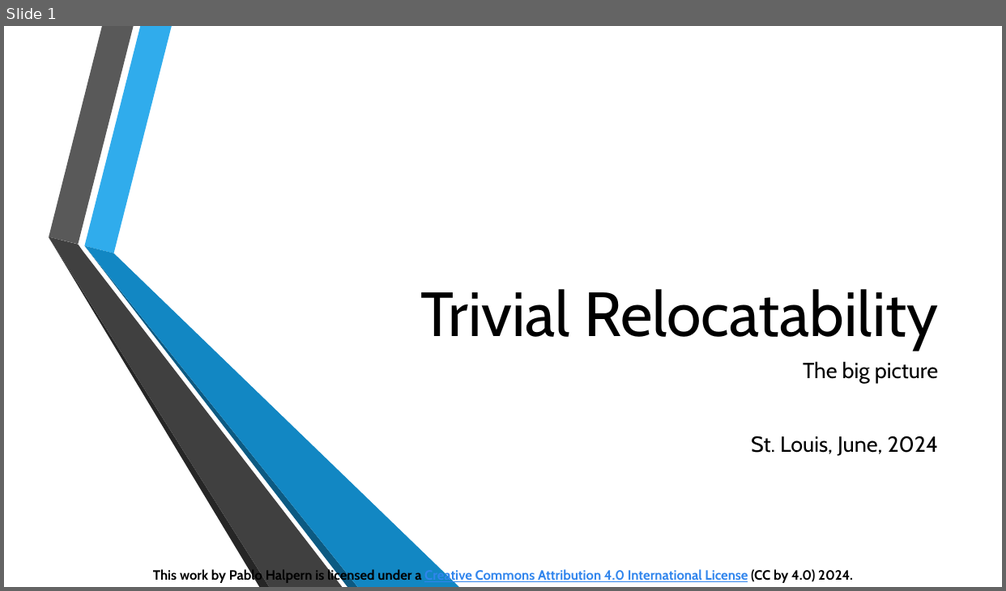
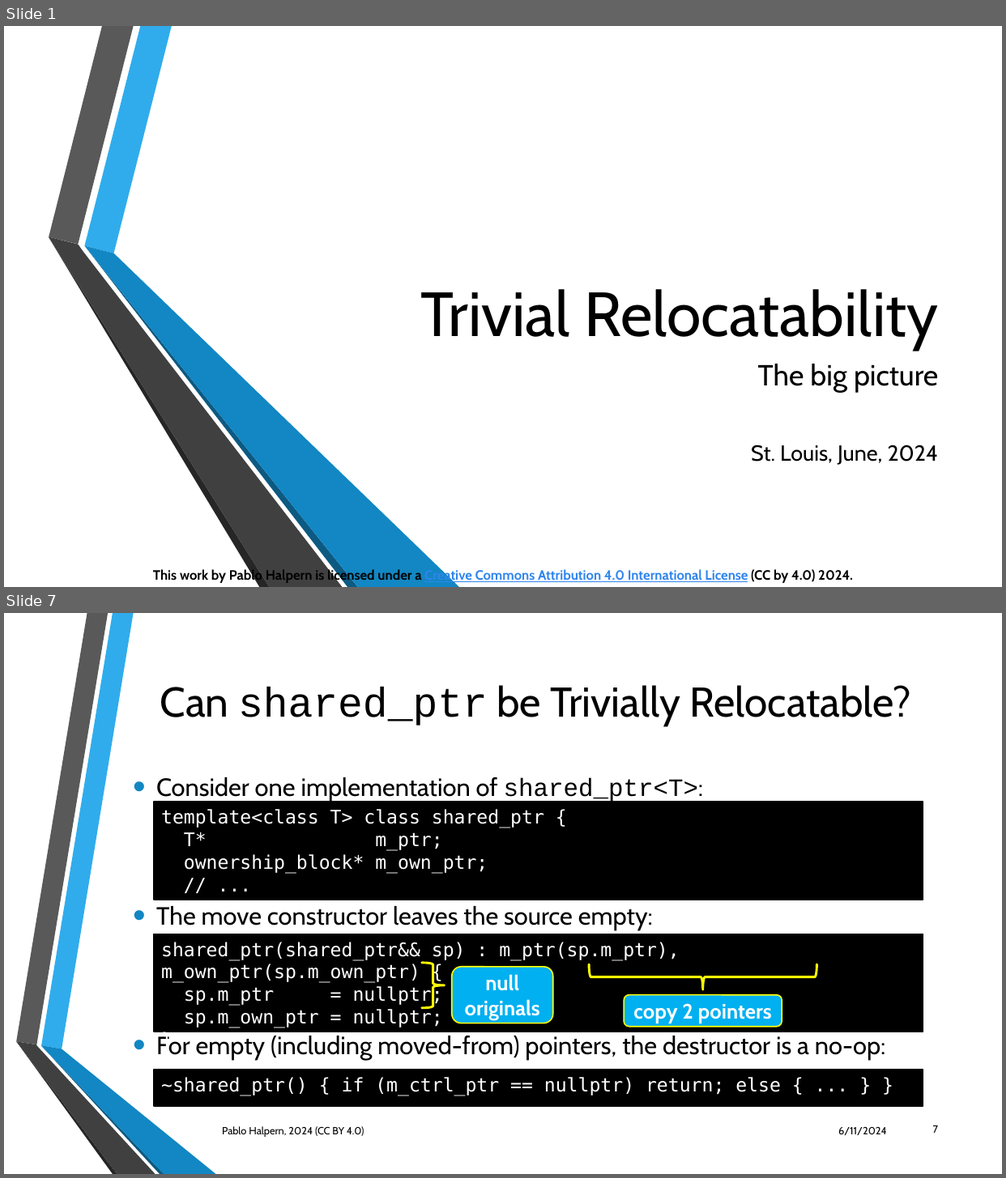
Before and after one commit to phalpern/WG21-halpern, a slide deck: relocate/Trivial Relocation - St. Louis 06-2024.pptx. Shown one above the other, each under a label of ours: slide 1 before the commit, slides 1 and 7 after it; the slides between them are not shown. The pictures are 1006x591 and 1006x1178 pixels, drawn with LibreOffice and Linux fonts; fonts in the diff are those of the drawing; background and template pictures are left out. Boxes give left, top, right and bottom in pixels: in the first picture for what was removed or moved away, otherwise in the second. Text is boxed around its words. In the diff, an @@ line names an element or a change of style, - is before the commit and + after.

Commit message:
First draft of Trivial Relocation presentation

```diff
--- a/relocate/Trivial Relocation - St. Louis 06-2024.pptx
+++ b/relocate/Trivial Relocation - St. Louis 06-2024.pptx
@@ slide 7 added at (x1=4, y1=613, x2=1002, y2=1174), background picture (left out) @@
@@ title added at (x1=160, y1=685, x2=911, y2=726), 40 pt, text #000000 @@
+Can shared_ptr be Trivially Relocatable?
@@ text added at (x1=156, y1=777, x2=886, y2=1060), 24 pt, text #000000 @@
+• Consider one implementation of shared_ptr<T>:
+• The move constructor leaves the source empty:
+• For empty (including moved-from) pointers, the destructor is a no-op:
@@ rectangle added at (x1=154, y1=803, x2=923, y2=901), fill #000000, outline #000000 1.25 pt, 18 pt, text #FFFFFF @@
+template<class T> class shared_ptr {
+T* m_ptr;
+ownership_block* m_own_ptr;
+// ...
@@ rectangle added at (x1=154, y1=934, x2=923, y2=1033), fill #000000, outline #000000 1.25 pt, 18 pt, text #FFFFFF @@
+shared_ptr(shared_ptr&& sp) : m_ptr(sp.m_ptr), m_own_ptr(sp.m_own_ptr) {
+sp.m_ptr = nullptr;
+sp.m_own_ptr = nullptr;
+}
@@ left brace added at (x1=422, y1=963, x2=444, y2=1008), outline #FFFF00 2.25 pt @@
@@ rounded rectangle added at (x1=452, y1=967, x2=552, y2=1024), fill #00B0F0, outline #FFFF00 1.25 pt, 20 pt, text #FFFFFF, bold @@
+null originals
@@ left brace added at (x1=590, y1=964, x2=817, y2=990), outline #FFFF00 2.25 pt @@
@@ rounded rectangle added at (x1=624, y1=995, x2=782, y2=1027), fill #00B0F0, outline #FFFF00 1.25 pt, 20 pt, text #FFFFFF, bold @@
+copy 2 pointers
@@ group added at (x1=16, y1=613, x2=216, y2=1174): 6 freeform shapes @@
@@ rectangle added at (x1=154, y1=1071, x2=923, y2=1106), fill #000000, outline #000000 1.25 pt, 18 pt, text #FFFFFF @@
+~shared_ptr() { if (m_ctrl_ptr == nullptr) return; else { ... } }
@@ text added at (x1=222, y1=1127, x2=364, y2=1137), 10 pt, text #000000 @@
+Pablo Halpern, 2024 (CC BY 4.0)
@@ text added at (x1=838, y1=1127, x2=887, y2=1135), 10 pt, text #000000 @@
+6/11/2024
@@ page number added at (x1=933, y1=1126, x2=938, y2=1133), 10 pt, text #000000 @@
+7
@@ slide 1 changed as well @@
@@ subtitle at (x1=758, y1=364, x2=938, y2=393): size 21 to 28 pt in "The big picture"; more space between paragraphs @@
```
Also in this commit, not shown: 9 other slides changed, 34 other slides added, 2 other files.
